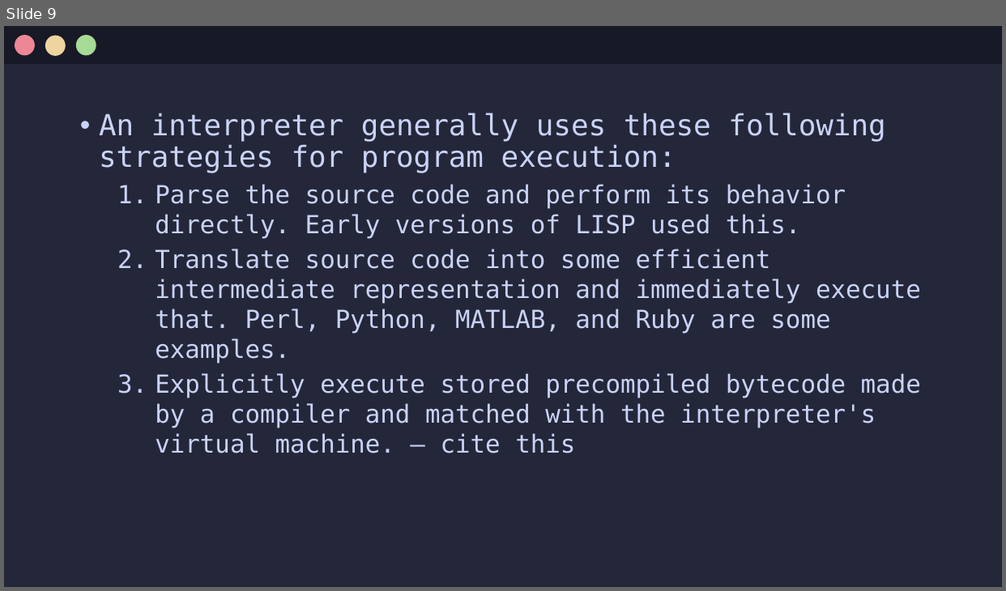
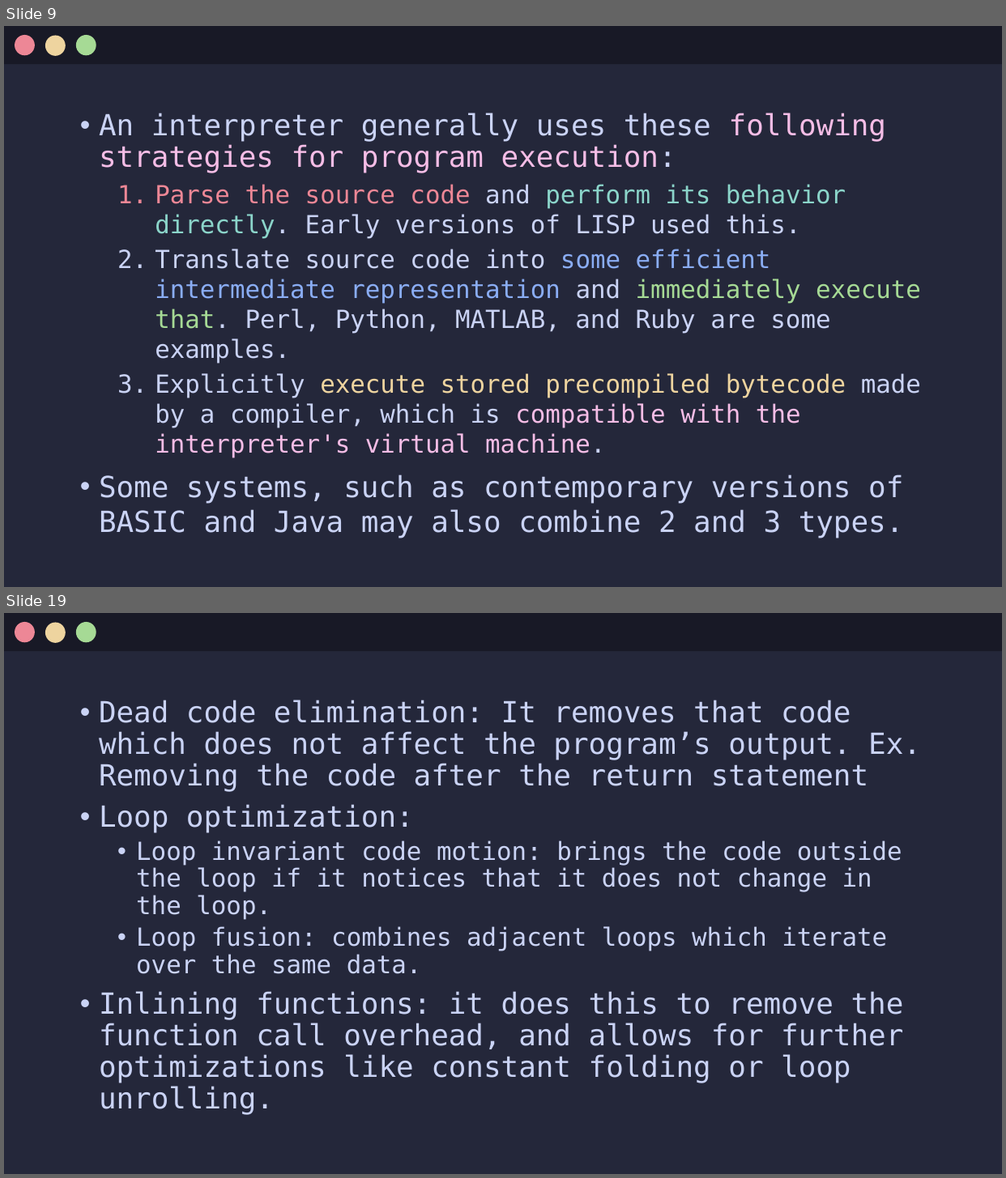
Before and after one commit to Jx-ls/custom-compiler, a slide deck: Compilers.pptx. Shown one above the other, each under a label of ours: slide 9 before the commit, slides 9 and 19 after it; the slides between them are not shown. The pictures are 1006x591 and 1006x1178 pixels, drawn with LibreOffice and Linux fonts; fonts in the diff are those of the drawing. Boxes give left, top, right and bottom in pixels: in the first picture for what was removed or moved away, otherwise in the second. Text is boxed around its words. In the diff, an @@ line names an element or a change of style, - is before the commit and + after.

Commit message:
added jit, optimizers, backend, and colors

```diff
--- a/Compilers.pptx
+++ b/Compilers.pptx
@@ slide 19 added at bbox=[4, 613, 1002, 1174], background #24273A @@
@@ rectangle added at bbox=[4, 613, 1002, 651], fill #181926 @@
@@ ellipse added at bbox=[15, 622, 35, 642], fill #ED8796 @@
@@ ellipse added at bbox=[45, 622, 66, 642], fill #EED49F @@
@@ ellipse added at bbox=[76, 622, 96, 642], fill #A6DA95 @@
@@ text added at bbox=[99, 700, 921, 1115], 28 pt, text #CAD3F5 @@
+• Dead code elimination: It removes that code which does not affect the program’s output. Ex. Removing the code after the return statement
+• Loop optimization:
+  • Loop invariant code motion: brings the code outside the loop if it notices that it does not change in the loop.
+  • Loop fusion: combines adjacent loops which iterate over the same data.
+• Inlining functions: it does this to remove the function call overhead, and allows for further optimizations like constant folding or loop unrolling.
@@ slide 9 changed as well @@
@@ text at bbox=[99, 113, 921, 364]: text colour #CAD3F5 to #F5BDE6 in "following strategies for program execution:"; text colour #CAD3F5 to #ED8796 in "Parse the source code"; text colour #CAD3F5 to #8BD5CA in "perform its behavior directly."; text colour #CAD3F5 to #8AADF4 in "some efficient intermediate representation"; text colour #CAD3F5 to #A6DA95 in "immediately execute that." @@
@@ text at bbox=[99, 373, 921, 539]: text changed @@
-  3. Explicitly execute stored precompiled bytecode made by a compiler and matched with the interpreter's virtual machine. – cite this
+  3. Explicitly execute stored precompiled bytecode made by a compiler, which is compatible with the interpreter's virtual machine.
+• Some systems, such as contemporary versions of BASIC and Java may also combine 2 and 3 types.
```
Also in this commit, not shown: 12 other slides changed, 7 other slides added, 11 slides removed.
